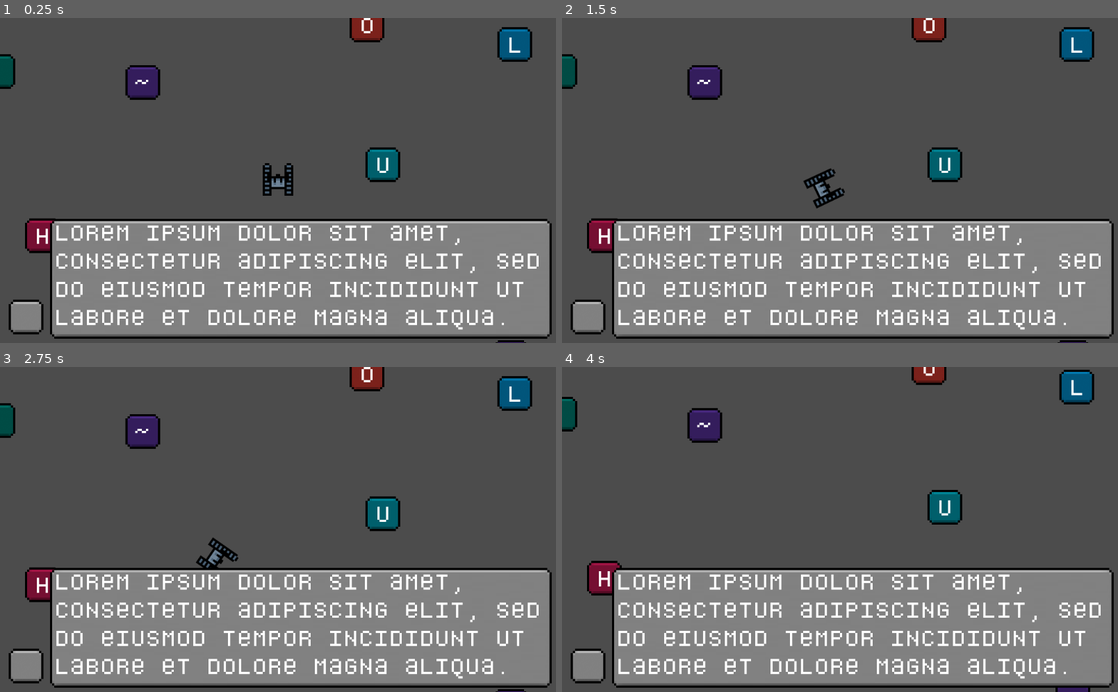
Above: before the commit, frames 1-4 (two rows, left to right).
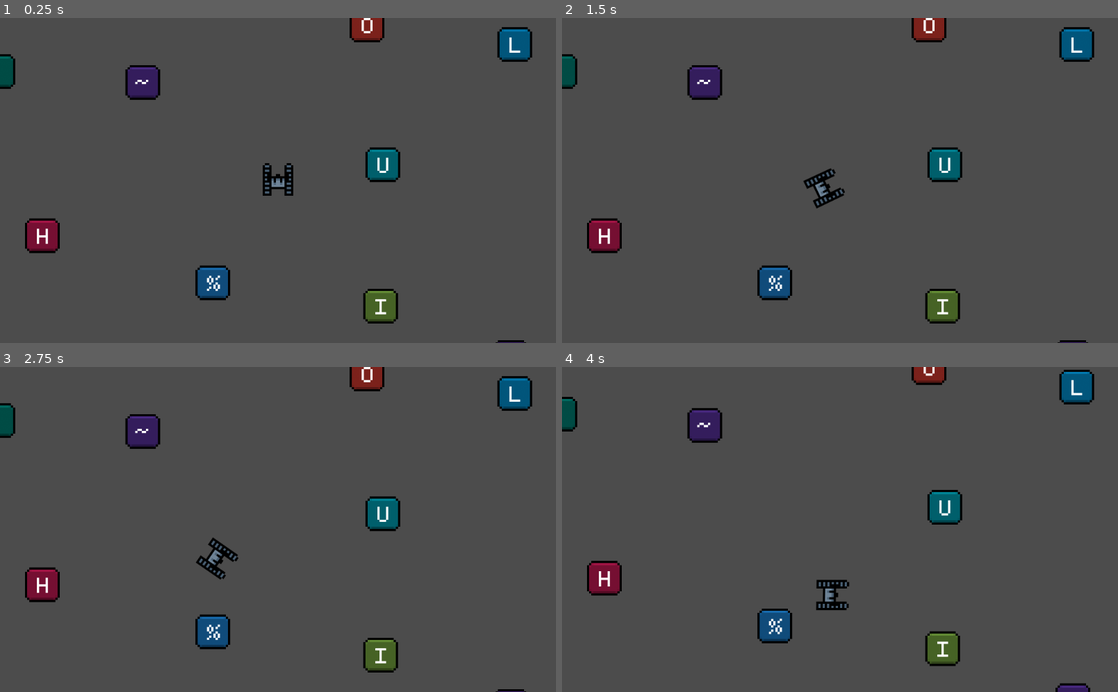
Above: after the commit, the same moments.

Repository: Morpheu5/RFK_Godot2D
Game: Godot game, scene res://Stage.tscn
The game is run twice, just before and just after one commit, with the same random seed, the same clock (stepped at 60 frames per second) and the same inputs.
Inputs (mouse positions are in pixels of both pictures, inside the frame that each line leads up to):
- Up to frame 1 (0.25 s): no input
- Up to frame 2 (1.5 s): tap Enter at 0.5 s; move the mouse to (962, 164) at 0.52 s; hold D (move_right) 0.53-1.28 s; tap Space (ask_kitten) at 0.6, 1.35 s; click (962, 164) at 0.67 s; move the mouse to (728, 196) at 1.27 s; hold S (move_down) from 1.28 s (still down)
- Up to frame 3 (2.75 s): move the mouse to (333, 458) at 2.02 s; release S (move_down) at 2.03 s; hold D (move_right) from 2.03 s (still down); tap Space (ask_kitten) at 2.1 s
- Up to frame 4 (4 s): move the mouse to (812, 594) at 2.77 s; release D (move_right) at 2.78 s; hold W (move_up) 2.78-3.53 s; tap Space (ask_kitten) at 2.85, 3.6 s; click (812, 594) at 2.92 s; move the mouse to (1006, 578) at 3.52 s; hold A (move_left) from 3.53 s (still down)

The runs differ from the first frame. In frame 1, 33% of the frame differs, in the area x 1-100%, y 61-99%; in frame 2, 33%; in frame 3, 33%; in frame 4, 33%.

Commit message:
NKI logic wired up but maybe this isn't the right UI after all...

Diff:
--- a/GUI/HUD.tscn
+++ b/GUI/HUD.tscn
@@ -26,7 +26,7 @@
 margin_bottom = 205.0
 alignment = 2
 
-[node name="TextureRect" type="TextureRect" parent="MarginContainer/HBoxContainer/ButtonContainer"]
+[node name="ActionButton" type="TextureRect" parent="MarginContainer/HBoxContainer/ButtonContainer"]
 margin_top = 141.0
 margin_right = 64.0
 margin_bottom = 205.0
--- a/Stage.gd
+++ b/Stage.gd
@@ -67,6 +67,8 @@
 	nkis.shuffle()
 
 func _ready():
+	$HUD/MarginContainer/HBoxContainer/ButtonContainer/ActionButton.visible = false
+	$HUD/MarginContainer/HBoxContainer/LabelContainer/MarginContainer/Label.visible = false
 	randomize()
 	load_nkis()
 	load_symbols_textures()
@@ -89,13 +91,15 @@
 
 func _on_Robot_approach_box() -> void:
 	print("* Robot sees a box")
-#	$HUD/MarginContainer/VBoxContainer/HBoxContainer/ActionButton/ActionButtonSprite.visible = true
+	$HUD/MarginContainer/HBoxContainer/ButtonContainer/ActionButton.visible = true
 
 func _on_Robot_leave_box() -> void:
 	print("* Robot leaves a box")
-#	$HUD/MarginContainer/VBoxContainer/HBoxContainer/ActionButton/ActionButtonSprite.visible = false
-#	$HUD/MarginContainer/VBoxContainer/HBoxContainer/MessageBox/VBoxContainer/Label.text = ""
+	$HUD/MarginContainer/HBoxContainer/ButtonContainer/ActionButton.visible = false
+	$HUD/MarginContainer/HBoxContainer/LabelContainer/MarginContainer/Label.text = ""
+	$HUD/MarginContainer/HBoxContainer/LabelContainer/MarginContainer/Label.visible = false
 
 func _on_Actor_is_kitten(is_kitten, what_is) -> void:
 	print("<box> ", what_is)
-#	$HUD/MarginContainer/VBoxContainer/HBoxContainer/MessageBox/VBoxContainer/Label.text = what_is
+	$HUD/MarginContainer/HBoxContainer/LabelContainer/MarginContainer/Label.text = what_is
+	$HUD/MarginContainer/HBoxContainer/LabelContainer/MarginContainer/Label.visible = true
--- a/Stage.tscn
+++ b/Stage.tscn
@@ -30,7 +30,7 @@
 margin_right = 80.0
 rect_min_size = Vector2( 80, 0 )
 
-[node name="TextureRect" parent="HUD/MarginContainer/HBoxContainer/ButtonContainer" index="0"]
+[node name="ActionButton" parent="HUD/MarginContainer/HBoxContainer/ButtonContainer" index="0"]
 margin_right = 80.0
 
 [node name="LabelContainer" parent="HUD/MarginContainer/HBoxContainer" index="1"]
